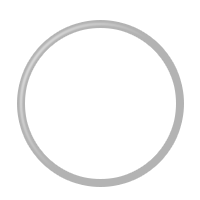
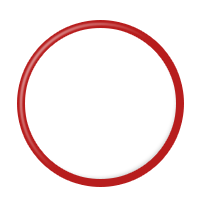
Comparing the layer stacks of the two 200 × 200 images. Changes:
added group "Red" with 2 layers above "Blue" over [21, 24, 180, 183]
added layer "Ellipse 1 copy" (1st of 3, in "Red") in group "Red" over [21, 24, 180, 183]
moved "Ellipse 1 copy" (3rd of 3, in "White") into group "White" over [21, 24, 180, 183]
